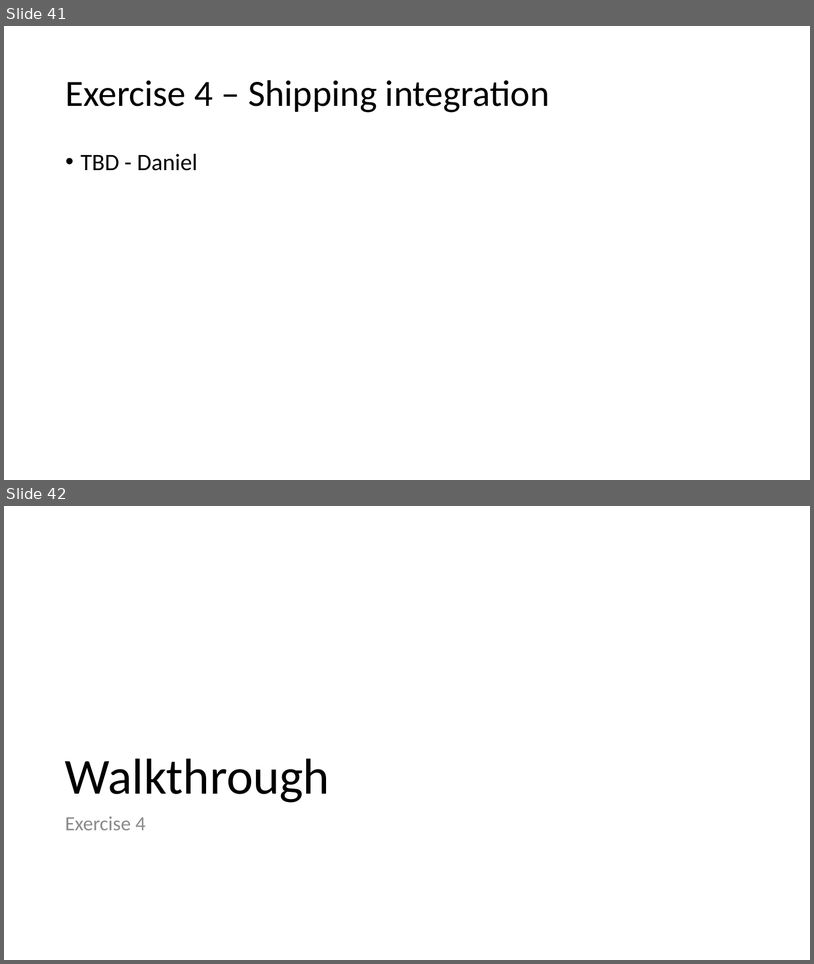
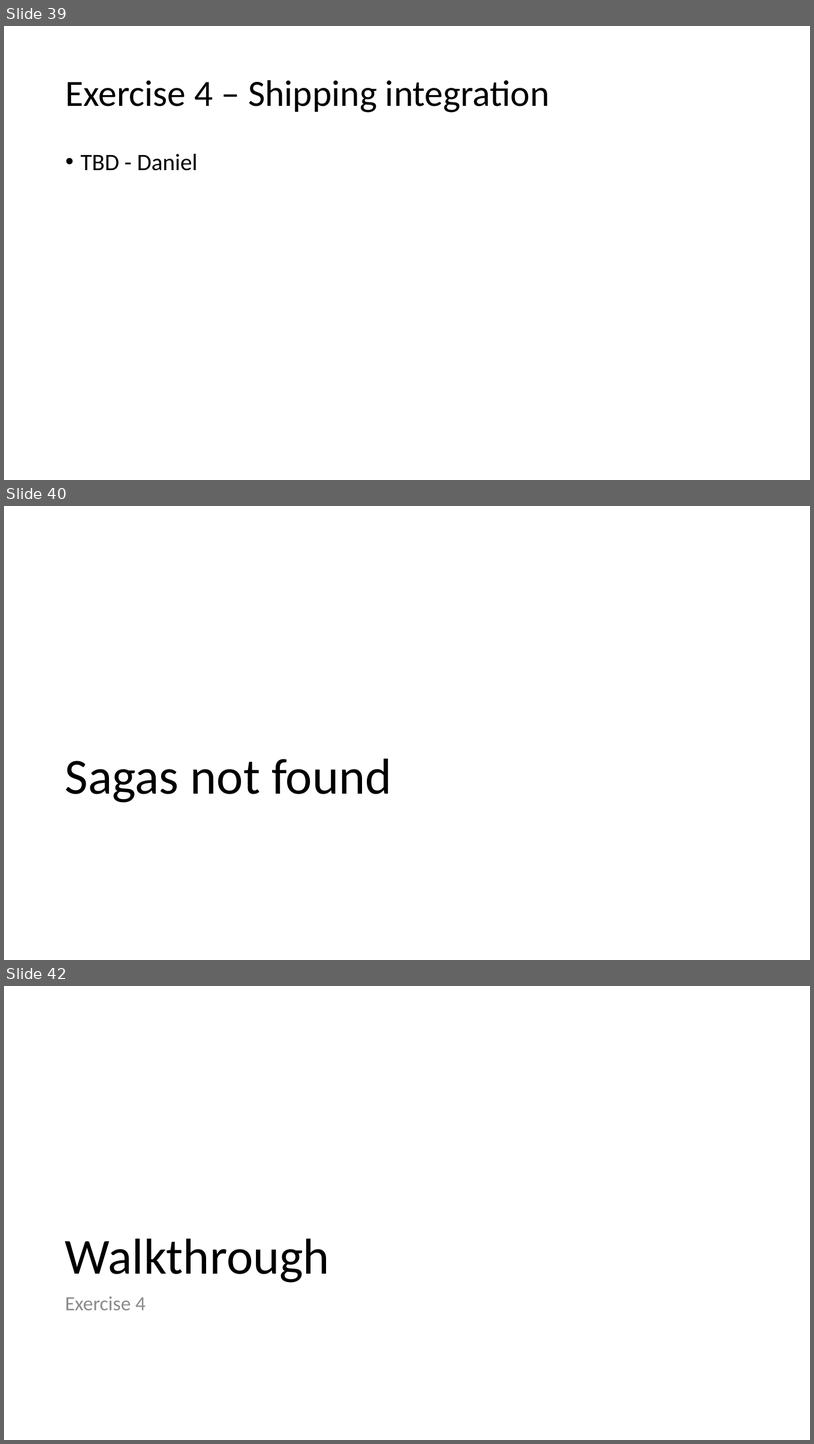
Before and after one commit to Particular/SagaMasterClass, a slide deck: SagaMasterClass.pptx. Shown one above the other, each under a label of ours: slides 41 and 42 before the commit, slides 39, 40 and 42 after it; the slides between them are not shown. The pictures are 814x964 and 814x1444 pixels, drawn with LibreOffice and Linux fonts; fonts in the diff are those of the drawing. Boxes give left, top, right and bottom in pixels: in the first picture for what was removed or moved away, otherwise in the second. Text is boxed around its words. In the diff, an @@ line names an element or a change of style, - is before the commit and + after.

```diff
--- a/SagaMasterClass.pptx
+++ b/SagaMasterClass.pptx
@@ slide 40 added at [4,506,810,960], background #FFFFFF @@
@@ title added at [65,758,392,802], 60 pt, text #000000 @@
+Sagas not found
@@ what was slide 41 is now slide 39 @@
```
Also in this commit, not shown: 13 slides changed, 4 other slides added.
